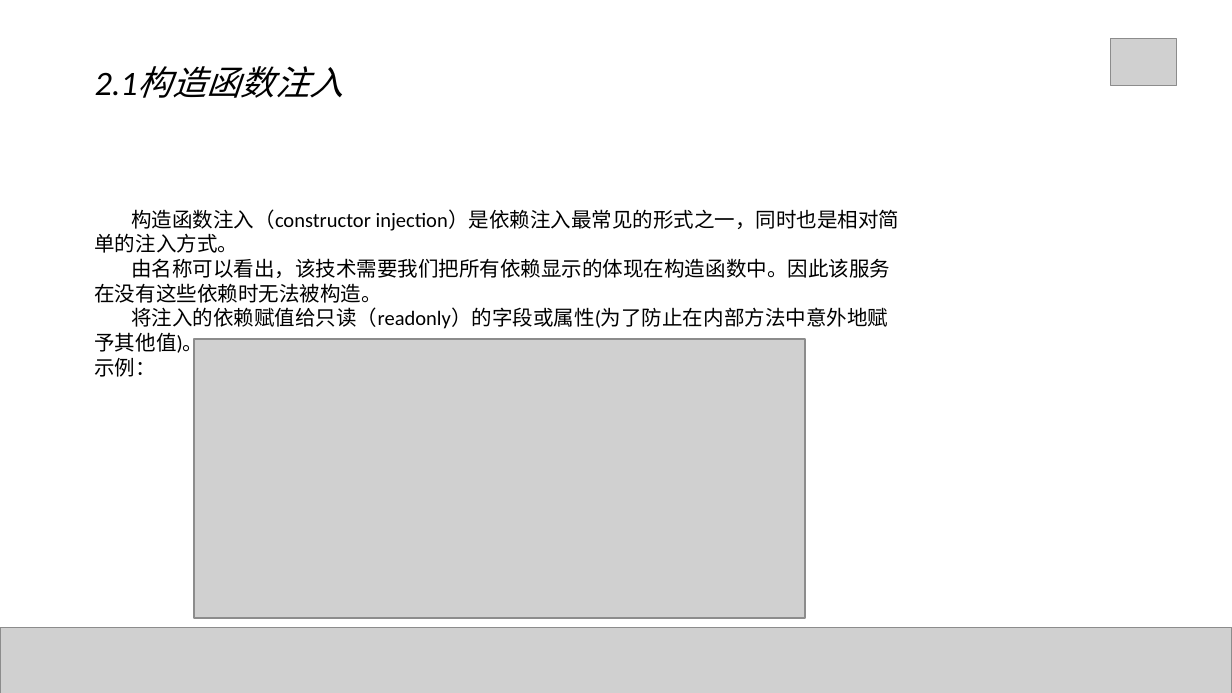
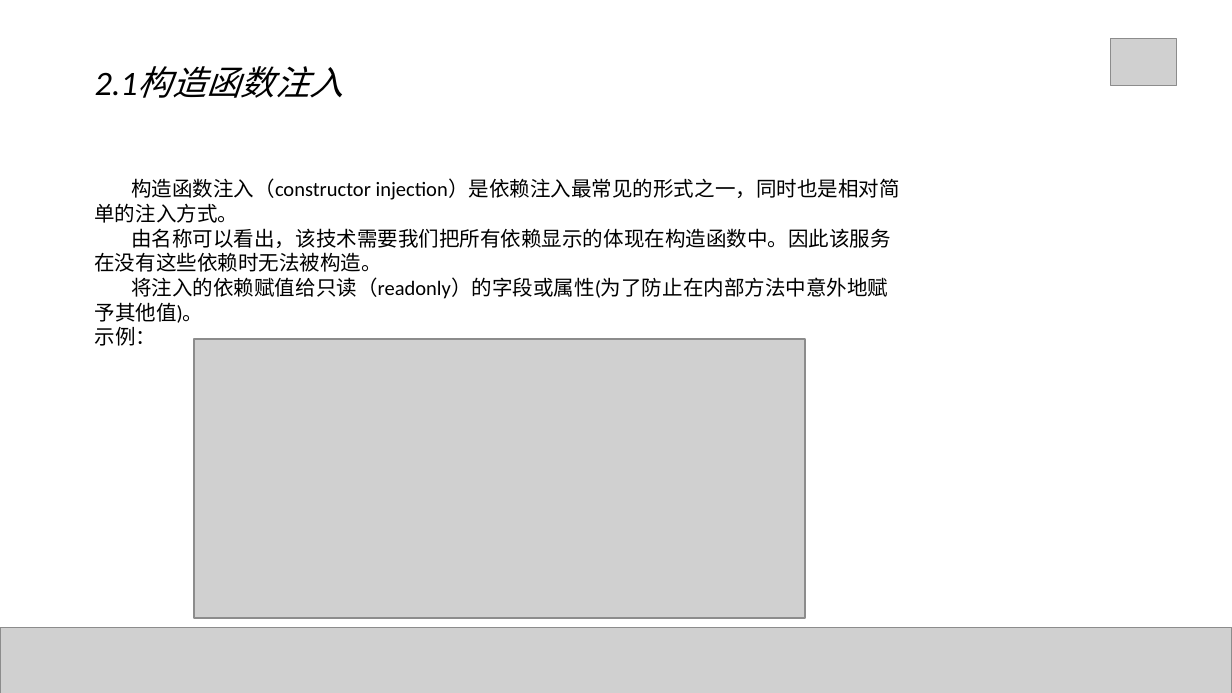
Before and after one commit to Mrchensama/DependenceInjection, a slide deck: slide 27 of 陈胡-依赖注入.pptx (slide 18 before the commit). Drawn at 1232x693 pixels with LibreOffice and Linux fonts; fonts in the diff are those of the drawing; grey boxes stand for pictures. Boxes give left, top, right and bottom in pixels: in the first picture for what was removed or moved away, otherwise in the second. Text is boxed around its words. In the diff, an @@ line names an element or a change of style, - is before the commit and + after.

```diff
--- a/陈胡-依赖注入.pptx
+++ b/陈胡-依赖注入.pptx
@@ text "构造函数注入（constructor injection）是依赖注入最常见的形式之一，同时也是相对简单的注入方式。": place and size @@
-text "构造函数注入（constructor injection）是依赖注入最常见的形式之一，同时也是相对简单的注入方式。" at box(94, 209, 900, 377)
+text "构造函数注入（constructor injection）是依赖注入最常见的形式之一，同时也是相对简单的注入方式。" at box(94, 178, 900, 346)
```
Also in this commit, not shown: 7 other slides changed, 14 slides added, 4 slides removed, 5 other files.
